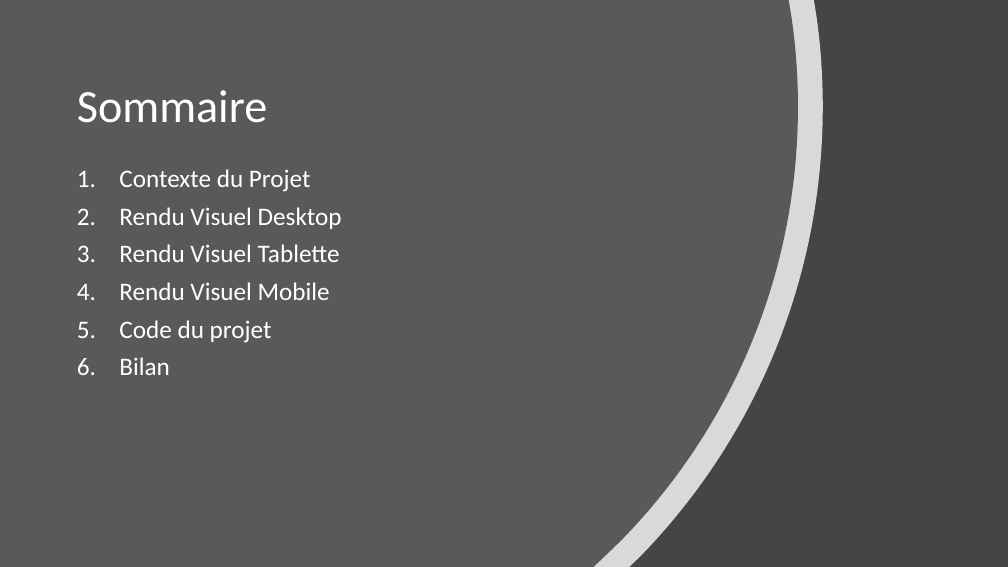
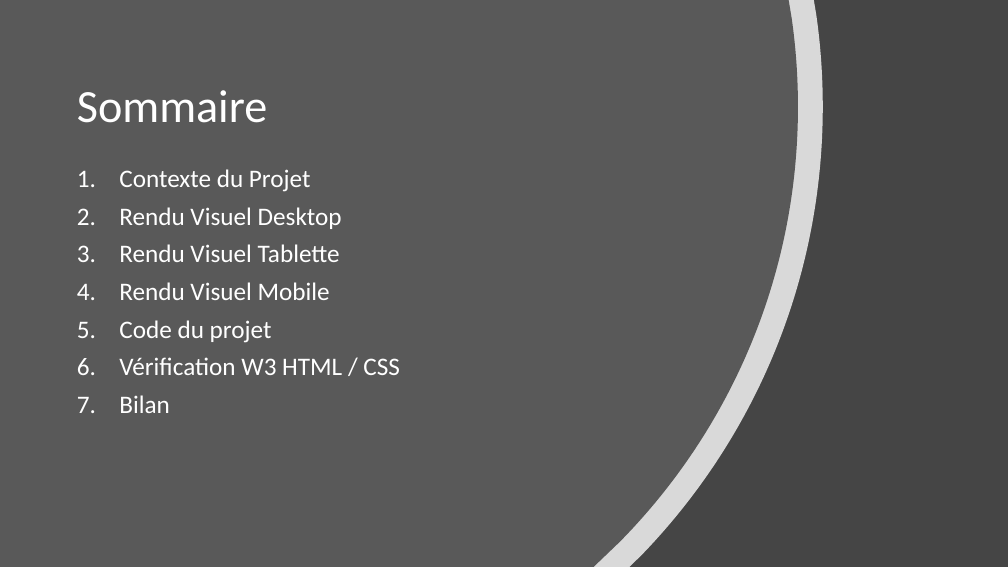
Before and after one commit to Dakusy/P2_Booki, a slide deck: slide 2 of P2.pptx. Drawn at 1008x567 pixels with LibreOffice and Linux fonts; fonts in the diff are those of the drawing. Boxes give left, top, right and bottom in pixels: in the first picture for what was removed or moved away, otherwise in the second. Text is boxed around its words. In the diff, an @@ line names an element or a change of style, - is before the commit and + after.

```diff
--- a/P2.pptx
+++ b/P2.pptx
@@ text at (119,357,400,375): paragraph added @@
+6. Vérification W3 HTML / CSS
```
Also in this commit, not shown: 3 other slides changed, 2 slides added, 1 slide removed, 2 other files.
